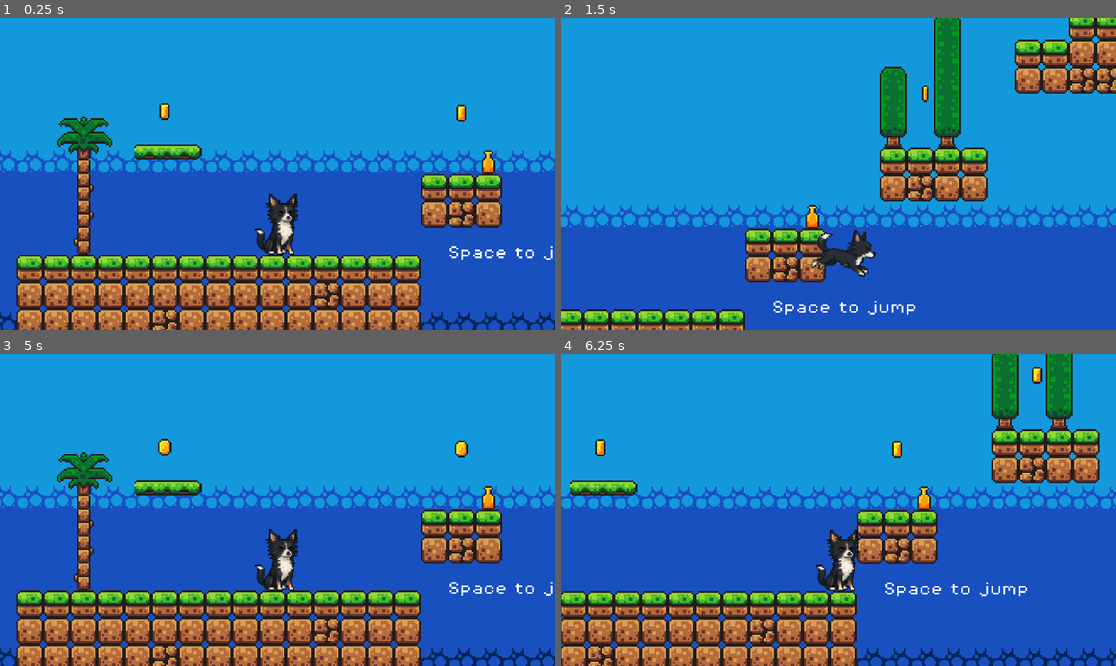
Above: before the commit, frames 1-4 (two rows, left to right).
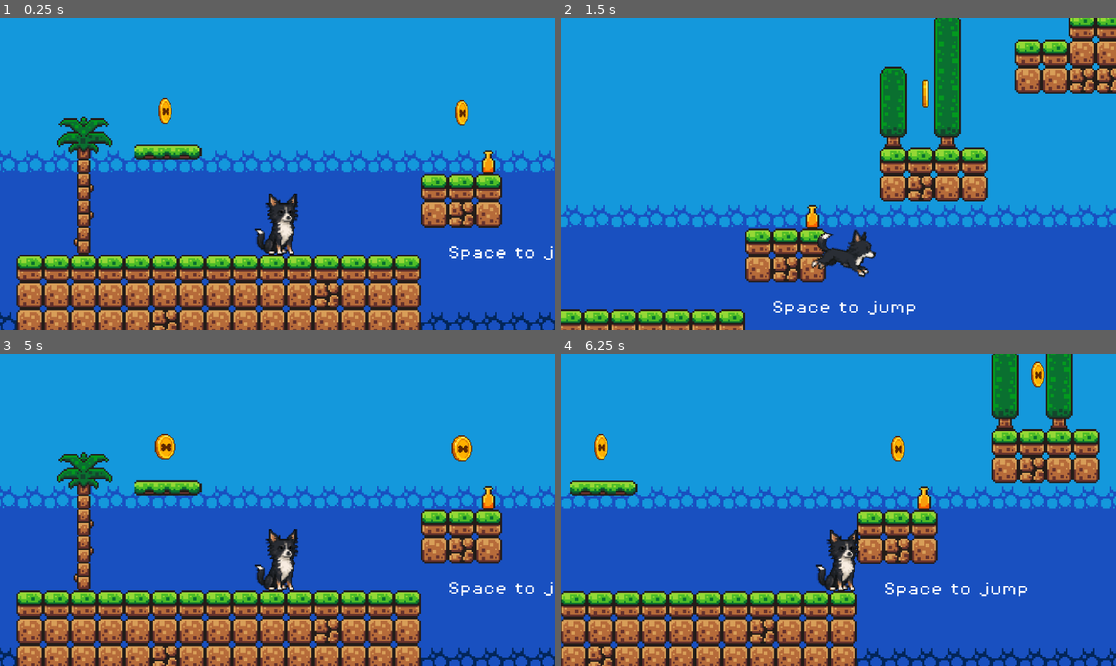
Above: after the commit, the same moments.

Repository: jvieirar/godot-basic-tuto
Game: Godot game, scene res://scenes/game.tscn
The game is run twice, just before and just after one commit, with the same random seed, the same clock (stepped at 60 frames per second) and the same inputs.
Inputs (mouse positions are in pixels of both pictures, inside the frame that each line leads up to):
- Up to frame 1 (0.25 s): no input
- Up to frame 2 (1.5 s): move the mouse to (960, 158) at 0.52 s; hold Right (move_right) 0.53-1.25 s; click (960, 158) at 0.67 s; tap Space (jump) at 0.77 s; drag from (727, 189) to (827, 217) at 1.27 s
- Up to frame 3 (5 s): move the mouse to (333, 441) at 2.02 s; hold Left (move_left) 2.03-2.75 s; drag from (249, 572) to (111, 463) at 2.77 s; move the mouse to (444, 556) at 3.52 s; hold Right (move_right) 3.53-4.25 s; tap Space (jump) at 3.77 s; drag from (111, 463) to (493, 603) at 4.27 s
- Up to frame 4 (6.25 s): move the mouse to (866, 510) at 5.02 s; hold Right (move_right) 5.03-5.75 s; click (866, 510) at 5.17 s; drag from (755, 432) to (727, 525) at 5.77 s

The runs differ from the first frame. In frame 1, 0.3% of the frame differs, in the area x 28-85%, y 25-35%; in frame 2, 0.1%; in frame 3, 0.5%, in the area x 27-86%, y 25-35%; in frame 4, 0.5%.

Commit message:
coin with bone

Diff:
--- a/scenes/coin.tscn
+++ b/scenes/coin.tscn
@@ -1,95 +1,53 @@
-[gd_scene load_steps=21 format=3 uid="uid://c5l0nhr6371d0"]
+[gd_scene load_steps=15 format=3 uid="uid://c5l0nhr6371d0"]
 
 [ext_resource type="Script" uid="uid://dshpjhwyeboxa" path="res://scripts/coin.gd" id="1_i64fm"]
-[ext_resource type="Texture2D" uid="uid://bw58u0n1vpl3h" path="res://assents/sprites/coin.png" id="1_rwqht"]
 [ext_resource type="AudioStream" uid="uid://b7w050rvg7iuc" path="res://assents/sounds/coin.wav" id="3_11l1o"]
+[ext_resource type="Texture2D" uid="uid://df3nyrko37t3b" path="res://assents/sprites/coin_bone_animation_64.png" id="4_1ikuy"]
 
-[sub_resource type="AtlasTexture" id="AtlasTexture_i64fm"]
-atlas = ExtResource("1_rwqht")
-region = Rect2(0, 0, 16, 16)
+[sub_resource type="AtlasTexture" id="AtlasTexture_enjic"]
+atlas = ExtResource("4_1ikuy")
+region = Rect2(0, 0, 64, 64)
 
-[sub_resource type="AtlasTexture" id="AtlasTexture_11l1o"]
-atlas = ExtResource("1_rwqht")
-region = Rect2(16, 0, 16, 16)
+[sub_resource type="AtlasTexture" id="AtlasTexture_h0uka"]
+atlas = ExtResource("4_1ikuy")
+region = Rect2(64, 0, 64, 64)
 
-[sub_resource type="AtlasTexture" id="AtlasTexture_d14el"]
-atlas = ExtResource("1_rwqht")
-region = Rect2(32, 0, 16, 16)
+[sub_resource type="AtlasTexture" id="AtlasTexture_08xd7"]
+atlas = ExtResource("4_1ikuy")
+region = Rect2(128, 0, 64, 64)
 
-[sub_resource type="AtlasTexture" id="AtlasTexture_1ikuy"]
-atlas = ExtResource("1_rwqht")
-region = Rect2(48, 0, 16, 16)
+[sub_resource type="AtlasTexture" id="AtlasTexture_o84n6"]
+atlas = ExtResource("4_1ikuy")
+region = Rect2(192, 0, 64, 64)
 
-[sub_resource type="AtlasTexture" id="AtlasTexture_wnlwo"]
-atlas = ExtResource("1_rwqht")
-region = Rect2(64, 0, 16, 16)
+[sub_resource type="AtlasTexture" id="AtlasTexture_n0cs3"]
+atlas = ExtResource("4_1ikuy")
+region = Rect2(256, 0, 64, 64)
 
-[sub_resource type="AtlasTexture" id="AtlasTexture_jig8b"]
-atlas = ExtResource("1_rwqht")
-region = Rect2(80, 0, 16, 16)
-
-[sub_resource type="AtlasTexture" id="AtlasTexture_xmuha"]
-atlas = ExtResource("1_rwqht")
-region = Rect2(96, 0, 16, 16)
-
-[sub_resource type="AtlasTexture" id="AtlasTexture_kfxoj"]
-atlas = ExtResource("1_rwqht")
-region = Rect2(112, 0, 16, 16)
-
-[sub_resource type="AtlasTexture" id="AtlasTexture_jsmju"]
-atlas = ExtResource("1_rwqht")
-region = Rect2(128, 0, 16, 16)
-
-[sub_resource type="AtlasTexture" id="AtlasTexture_s0mny"]
-atlas = ExtResource("1_rwqht")
-region = Rect2(144, 0, 16, 16)
-
-[sub_resource type="AtlasTexture" id="AtlasTexture_7cc30"]
-atlas = ExtResource("1_rwqht")
-region = Rect2(160, 0, 16, 16)
-
-[sub_resource type="AtlasTexture" id="AtlasTexture_rojmm"]
-atlas = ExtResource("1_rwqht")
-region = Rect2(176, 0, 16, 16)
+[sub_resource type="AtlasTexture" id="AtlasTexture_y5nr7"]
+atlas = ExtResource("4_1ikuy")
+region = Rect2(320, 0, 64, 64)
 
 [sub_resource type="SpriteFrames" id="SpriteFrames_ls27i"]
 animations = [{
 "frames": [{
 "duration": 1.0,
-"texture": SubResource("AtlasTexture_i64fm")
+"texture": SubResource("AtlasTexture_enjic")
 }, {
 "duration": 1.0,
-"texture": SubResource("AtlasTexture_11l1o")
+"texture": SubResource("AtlasTexture_h0uka")
 }, {
 "duration": 1.0,
-"texture": SubResource("AtlasTexture_d14el")
+"texture": SubResource("AtlasTexture_08xd7")
 }, {
 "duration": 1.0,
-"texture": SubResource("AtlasTexture_1ikuy")
+"texture": SubResource("AtlasTexture_o84n6")
 }, {
 "duration": 1.0,
-"texture": SubResource("AtlasTexture_wnlwo")
+"texture": SubResource("AtlasTexture_n0cs3")
 }, {
 "duration": 1.0,
-"texture": SubResource("AtlasTexture_jig8b")
-}, {
-"duration": 1.0,
-"texture": SubResource("AtlasTexture_xmuha")
-}, {
-"duration": 1.0,
-"texture": SubResource("AtlasTexture_kfxoj")
-}, {
-"duration": 1.0,
-"texture": SubResource("AtlasTexture_jsmju")
-}, {
-"duration": 1.0,
-"texture": SubResource("AtlasTexture_s0mny")
-}, {
-"duration": 1.0,
-"texture": SubResource("AtlasTexture_7cc30")
-}, {
-"duration": 1.0,
-"texture": SubResource("AtlasTexture_rojmm")
+"texture": SubResource("AtlasTexture_y5nr7")
 }],
 "loop": true,
 "name": &"idle",
@@ -202,10 +160,11 @@
 script = ExtResource("1_i64fm")
 
 [node name="AnimatedSprite2D" type="AnimatedSprite2D" parent="."]
+scale = Vector2(0.277344, 0.277344)
 sprite_frames = SubResource("SpriteFrames_ls27i")
 animation = &"idle"
 autoplay = "idle"
-frame_progress = 0.260299
+frame_progress = 0.172332
 
 [node name="CollisionShape2D" type="CollisionShape2D" parent="."]
 shape = SubResource("CircleShape2D_ssuvv")
Binary file added: assents/sprites/coin_bone_animation_64.png
Not shown, added: assents/sprites/coin_bone_animation_64.png.import
Binary file added: assents/sprites/coin_icon_64.png
Not shown, added: assents/sprites/coin_icon_64.png.import
